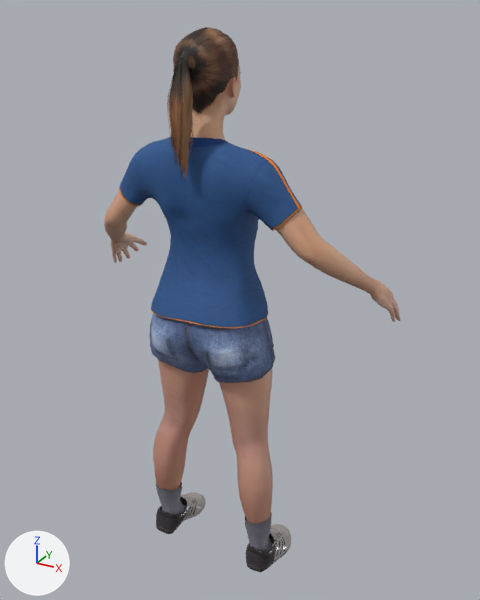
The glTF model public/models/nextgen/survivor.glb: old version first, new version second.
Before and after are seen from a camera (50 mm lens) standing at (0.897, -1.426, 1.641) and looking at (0.079, 0.062, 0.897). Arrows for +X, +Y and +Z are at lower left; the lights stay in place. The older version comes first. Where no turn or scale is listed for an object, it has been applied to the vertices.

Before the edit, the objects in view are built like this:
```python
me_female_casualsuit02 = bpy.data.meshes.new('female_casualsuit02')
me_female_casualsuit02.from_pydata(...)  # 2876 vertices, 5488 faces; spans x -0.267..0.27, y -0.098..0.161, z 0.663..1.353
me_female_casualsuit02.materials.append(mat_human_female_casualsuit02)
me_ponytail01_001 = bpy.data.meshes.new('ponytail01.001')
me_ponytail01_001.from_pydata(...)  # 3678 vertices, 5344 faces; spans x -0.073..0.075, y -0.118..0.122, z 1.244..1.598
me_ponytail01_001.materials.append(mat_human_ponytail01_001)  # picture img_ponytail01_diffuse
me_shoes05 = bpy.data.meshes.new('shoes05')
me_shoes05.from_pydata(...)  # 1594 vertices, 3064 faces; spans x -0.229..0.229, y -0.029..0.208, z -0.011..0.214
me_shoes05.materials.append(mat_human_shoes05)  # picture img_shoes05_diffuse
ob_human_female_casualsuit02 = bpy.data.objects.new('Human.female_casualsuit02', me_female_casualsuit02)
ob_human_female_casualsuit02.location = (0.0, 0.0, 0.0)
ob_human_ponytail01 = bpy.data.objects.new('Human.ponytail01', me_ponytail01_001)
ob_human_ponytail01.location = (0.0, 0.0, 0.0)
ob_human_shoes05 = bpy.data.objects.new('Human.shoes05', me_shoes05)
ob_human_shoes05.location = (0.0, 0.0, 0.0)
# also in view: 'Human' at (0.0, 0.123, 0.88)
```
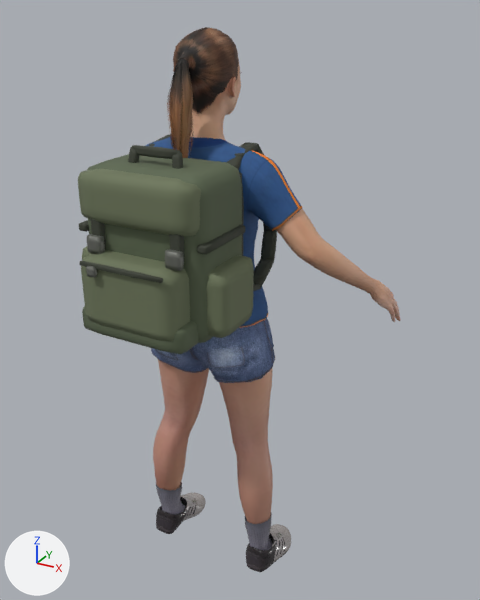
Edits to the scene script, one JSON object a line:
```json
{"op": "add", "block": "mat_backpack_harness", "code": ["mat_backpack_harness = principled_material('Backpack harness')", "mat_backpack_harness.base_color = (0.047, 0.054, 0.037)  # dark grey #3d4236", "mat_backpack_harness.roughness = 0.8"]}
{"op": "add", "block": "mat_backpack_hardware", "code": ["mat_backpack_hardware = principled_material('Backpack hardware')", "mat_backpack_hardware.base_color = (0.145, 0.151, 0.133)  # dark grey #6a6c66", "mat_backpack_hardware.metallic = 0.25"]}
{"op": "add", "block": "mat_backpack_canvas", "code": ["mat_backpack_canvas = principled_material('Backpack canvas')", "mat_backpack_canvas.base_color = (0.105, 0.135, 0.077)  # greyish green #5b674e", "mat_backpack_canvas.roughness = 0.8"]}
{"op": "add", "block": "mat_backpack_flap", "code": ["mat_backpack_flap = principled_material('Backpack flap')", "mat_backpack_flap.base_color = (0.153, 0.183, 0.103)  # greyish green #6d775a", "mat_backpack_flap.roughness = 0.8"]}
{"op": "add", "block": "me_survival_backpack", "code": ["me_survival_backpack = bpy.data.meshes.new('Survival backpack')", "me_survival_backpack.from_pydata(...)  # 3190 vertices, 6228 faces; spans x -0.211..0.211, y -0.372..0.172, z -0.141..0.303", "# faces by material slot: [1068, 3156, 1464, 540]", "me_survival_backpack.materials.append(mat_backpack_canvas)  # greyish green #5b674e", "me_survival_backpack.materials.append(mat_backpack_harness)  # dark grey #3d4236", "me_survival_backpack.materials.append(mat_backpack_flap)  # greyish green #6d775a", "me_survival_backpack.materials.append(mat_backpack_hardware)  # dark grey #6a6c66"]}
{"op": "add", "block": "ob_survivalbackpack", "code": ["ob_survivalbackpack = bpy.data.objects.new('SurvivalBackpack', me_survival_backpack)", "ob_survivalbackpack.location = (0.0, 0.012, 1.051)"]}
```

Location of each change, (x1, y1, x2, y2) in pixels of the pictures (480 x 600 px):
```json
{"object": "SurvivalBackpack", "change": "added", "after": [78, 135, 277, 354], "faces in mat_backpack_flap (greyish green #6d775a)": [78, 169, 254, 341], "faces in mat_backpack_canvas (greyish green #5b674e)": [82, 154, 242, 354], "faces in mat_backpack_harness (dark grey #3d4236)": [79, 135, 277, 291], "faces in mat_backpack_hardware (dark grey #6a6c66)": [86, 234, 184, 277]}
{"object": "Human.female_casualsuit02", "change": "unchanged, covered by the edit", "before": [119, 137, 303, 383], "after": [146, 137, 303, 383]}
```
